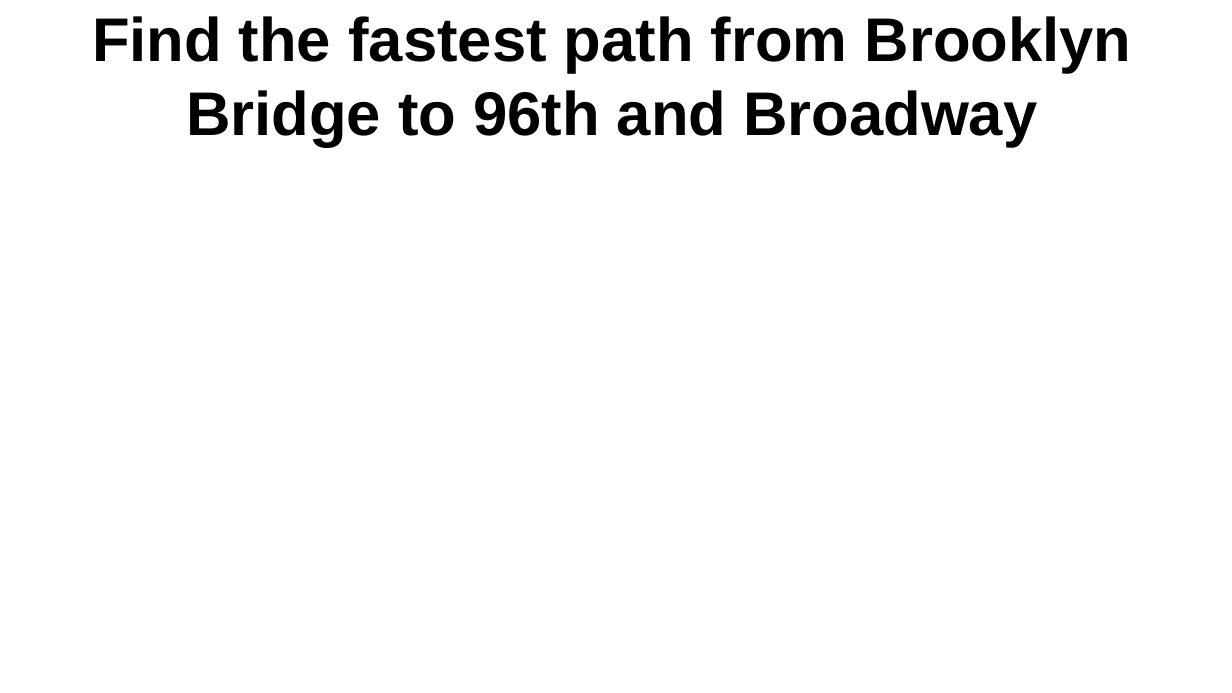
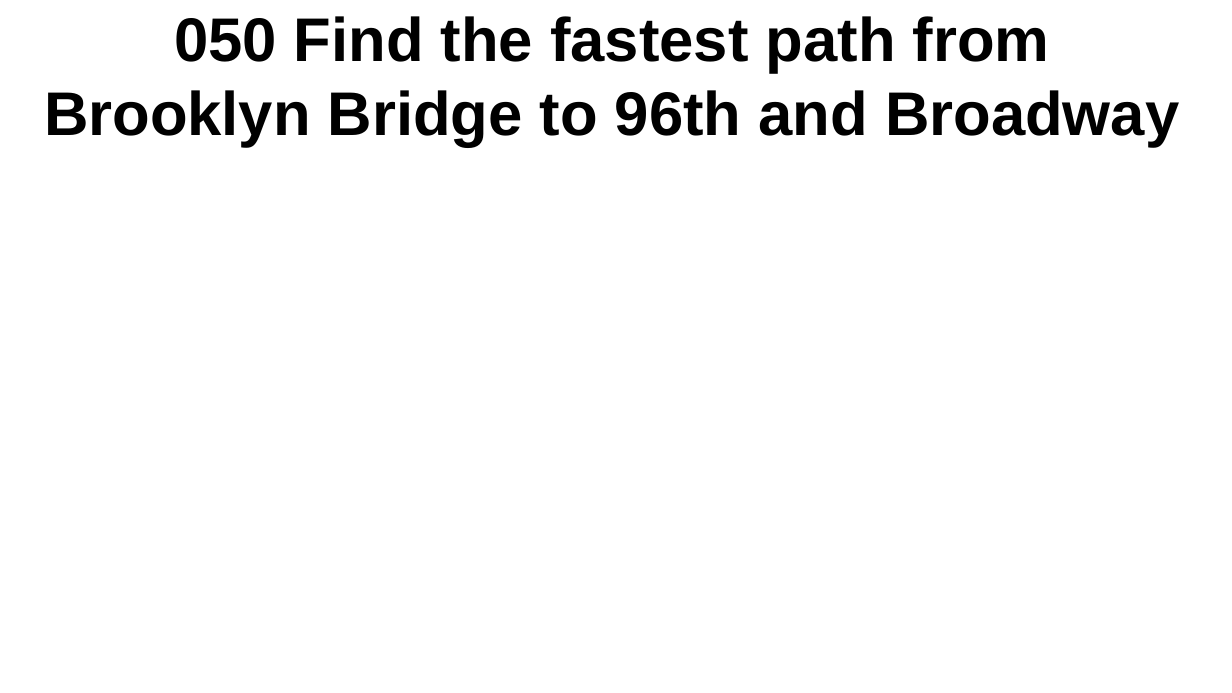
Before and after one commit to crosscompute/analytical-tutorials, a slide deck: slide 18 of slides/CrossDisciplinaryAnalyticsWithPython.odp. Drawn at 1232x693 pixels with LibreOffice and Linux fonts; fonts in the diff are those of the drawing. Boxes give left, top, right and bottom in pixels: in the first picture for what was removed or moved away, otherwise in the second. Text is boxed around its words. In the diff, an @@ line names an element or a change of style, - is before the commit and + after.

```diff
--- a/slides/CrossDisciplinaryAnalyticsWithPython.odp
+++ b/slides/CrossDisciplinaryAnalyticsWithPython.odp
@@ title at <box>44,16,1179,147</box>: text changed @@
-Find the fastest path from Brooklyn Bridge to 96th and Broadway
+050 Find the fastest path from Brooklyn Bridge to 96th and Broadway
```
Also in this commit, not shown: 20 other slides changed, 5 slides added, 6 slides removed, 22 other files.
